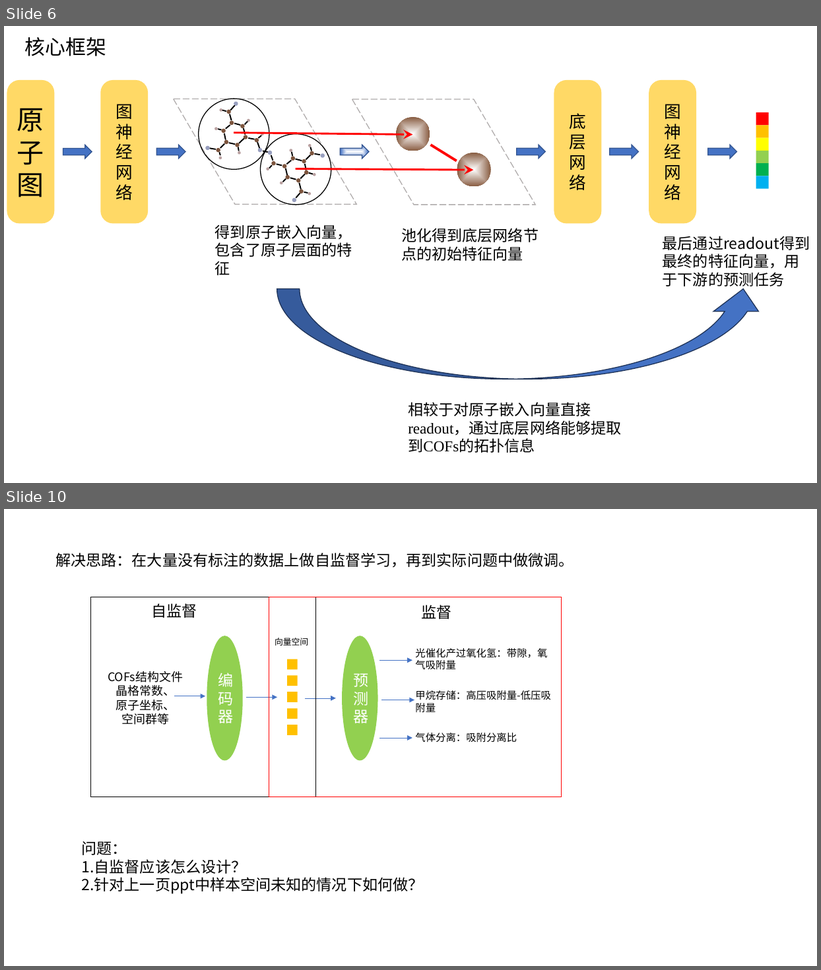
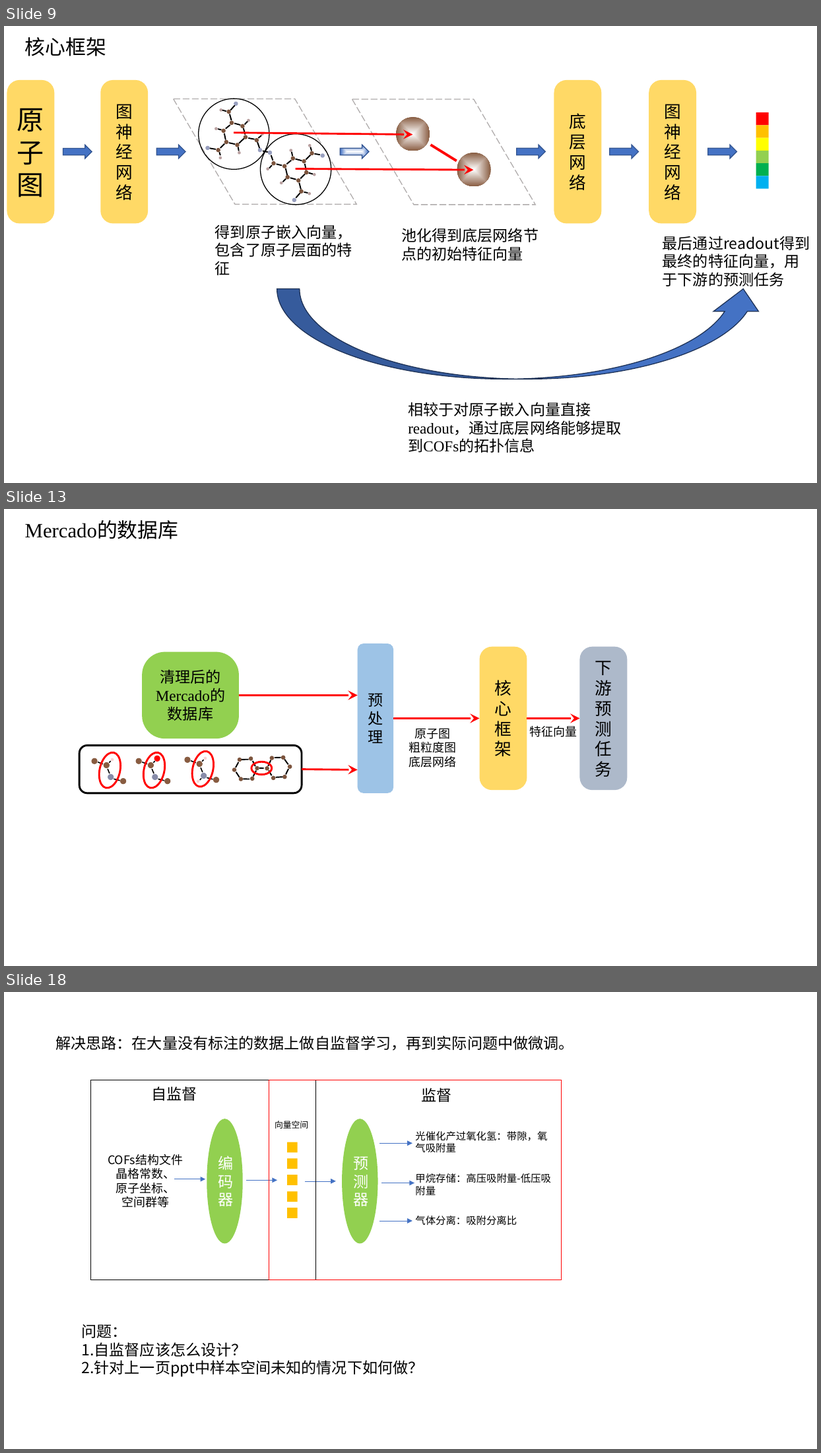
Before and after one commit to TheBestOrNothing-gwh/weekly, a slide deck: COFs属性预测.pptx. Shown one above the other, each under a label of ours: slides 6 and 10 before the commit, slides 9, 13 and 18 after it; the slides between them are not shown. The pictures are 821x970 and 821x1453 pixels, drawn with LibreOffice and Linux fonts; fonts in the diff are those of the drawing. Boxes give left, top, right and bottom in pixels: in the first picture for what was removed or moved away, otherwise in the second. Text is boxed around its words. In the diff, an @@ line names an element or a change of style, - is before the commit and + after.

```diff
--- a/COFs属性预测.pptx
+++ b/COFs属性预测.pptx
@@ slide 13 added at box(4, 509, 817, 966), background #FFFFFF @@
@@ text added at box(25, 522, 179, 539), 24 pt, text #000000 @@
+Mercado的数据库
@@ rounded rectangle added at box(358, 644, 394, 794), fill #9DC3E6, 18 pt, text #000000 @@
+预处理
@@ rounded rectangle added at box(480, 647, 527, 790), fill #FFD966, 20 pt, text #000000 @@
+核心框架
@@ rounded rectangle added at box(580, 647, 628, 790), fill #ADB9CA, 20 pt, text #000000 @@
+下游预测任务
@@ rounded rectangle added at box(142, 652, 239, 739), fill #92D050, 18 pt, text #000000 @@
+清理后的Mercado的数据库
@@ arrow added from (239, 696) to (358, 696), #FF0000 2.25 pt @@
@@ arrow added from (394, 719) to (480, 719), #FF0000 2.25 pt @@
@@ arrow added from (527, 719) to (580, 719), #FF0000 2.25 pt @@
@@ text added at box(529, 726, 577, 737), 14 pt, text #000000 @@
+特征向量
@@ group added at box(80, 746, 302, 793): 32 ellipses, 26 lines, 1 rounded rectangle @@
@@ text added at box(409, 728, 457, 768), 14 pt, text #000000 @@
+原子图
+粗粒度图
+底层网络
@@ arrow added from (302, 770) to (358, 770), #FF0000 2.25 pt @@
@@ what was slide 6 is now slide 9 @@
@@ what was slide 10 is now slide 18 @@
```
Also in this commit, not shown: 5 slides changed, 7 other slides added, 2 other files.
